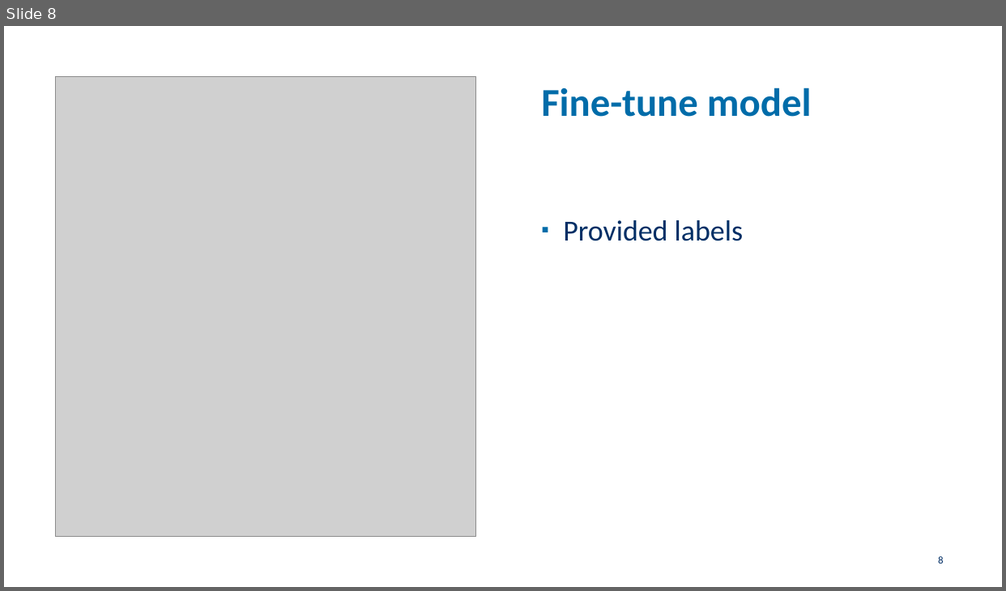
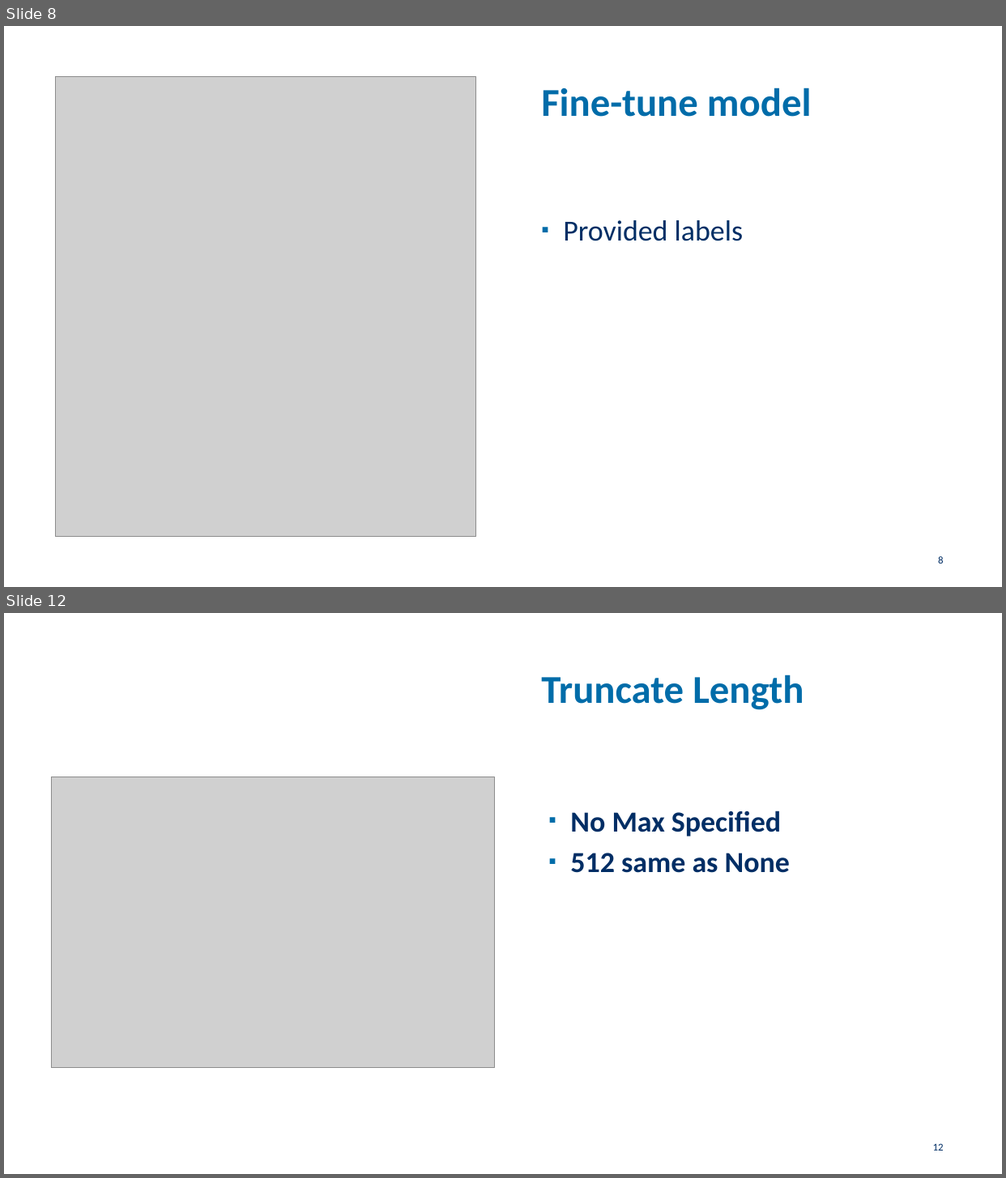
Before and after one commit to arnodeceuninck/neural-retrieval-bert, a slide deck: Information Retrieval.pptx. Shown one above the other, each under a label of ours: slide 8 before the commit, slides 8 and 12 after it; the slides between them are not shown. The pictures are 1006x591 and 1006x1178 pixels, drawn with LibreOffice and Linux fonts; fonts in the diff are those of the drawing; grey boxes stand for pictures; background and template pictures are left out. Boxes give left, top, right and bottom in pixels: in the first picture for what was removed or moved away, otherwise in the second. Text is boxed around its words. In the diff, an @@ line names an element or a change of style, - is before the commit and + after.

```diff
--- a/Information Retrieval.pptx
+++ b/Information Retrieval.pptx
@@ slide 12 added at bbox=[4, 613, 1002, 1174], background #FFFFFF @@
@@ title added at bbox=[541, 675, 803, 710], 38 pt, text #006CA9, bold @@
+Truncate Length
@@ picture added at bbox=[51, 777, 494, 1068] @@
@@ text added at bbox=[570, 811, 790, 873], 28 pt, text #002E65, bold @@
+▪ No Max Specified
+▪ 512 same as None
@@ page number added at bbox=[933, 1144, 944, 1151], 10 pt, text #002E65 @@
+12
```
Also in this commit, not shown: 1 slide changed, 7 other slides added, 2 slides removed.
